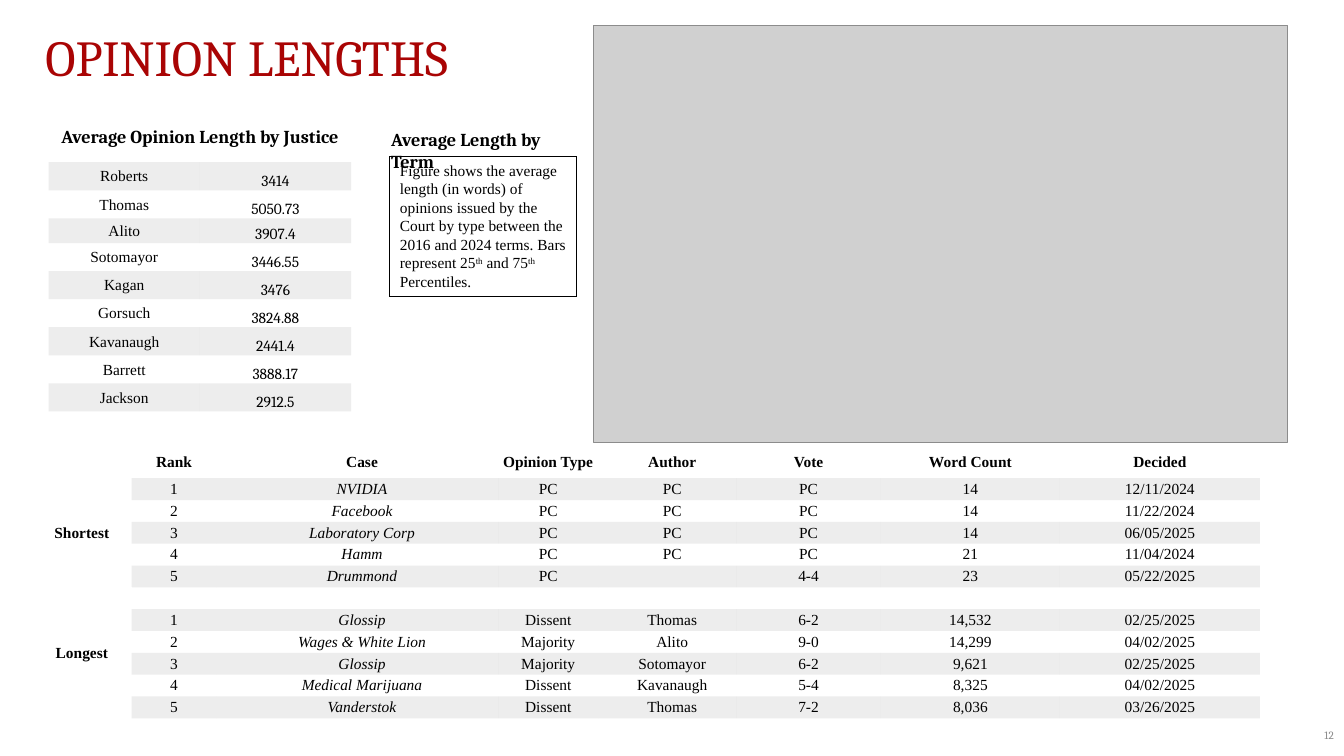
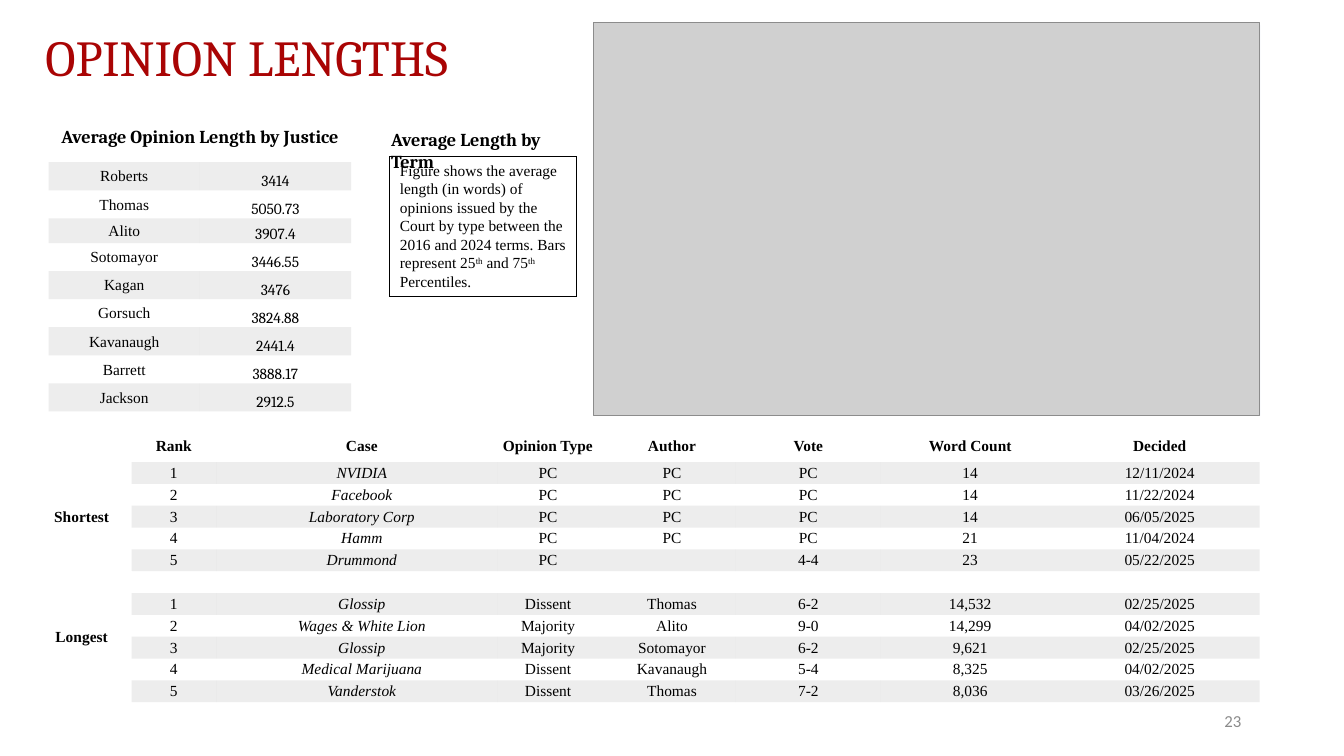
Before and after one commit to JakeTruscott/scotuswatch, a slide deck: slide 23 of Stat Reviews/OT24_StatReview/compilation/SCOTUSBlog/statpack_OT24.pptx (slide 12 before the commit). Drawn at 1344x756 pixels with LibreOffice and Linux fonts; fonts in the diff are those of the drawing; grey boxes stand for pictures. Boxes give left, top, right and bottom in pixels: in the first picture for what was removed or moved away, otherwise in the second. Text is boxed around its words. In the diff, an @@ line names an element or a change of style, - is before the commit and + after.

```diff
--- a/Stat Reviews/OT24_StatReview/compilation/SCOTUSBlog/statpack_OT24.pptx
+++ b/Stat Reviews/OT24_StatReview/compilation/SCOTUSBlog/statpack_OT24.pptx
@@ picture: place and size @@
-picture at (594, 25, 1289, 442)
+picture at (594, 22, 1260, 415)
@@ rectangle: place and size @@
-rectangle at (594, 25, 1289, 439)
+rectangle at (594, 25, 1260, 415)
@@ table: place and size @@
-table at (32, 447, 1261, 719)
+table at (32, 431, 1261, 703)
@@ page number added at (1224, 716, 1241, 727), 12 pt, text #8C8C8C @@
+23
@@ page number removed at (1324, 731, 1333, 739) @@
-12
```
Also in this commit, not shown: 24 other slides changed, 6 other files.
